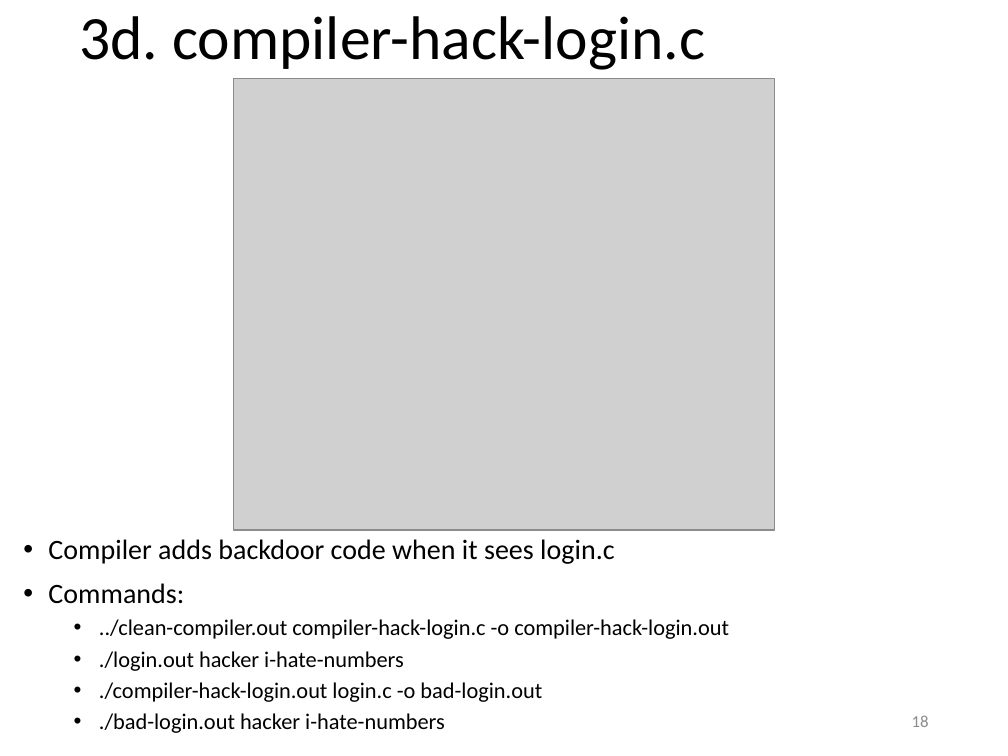
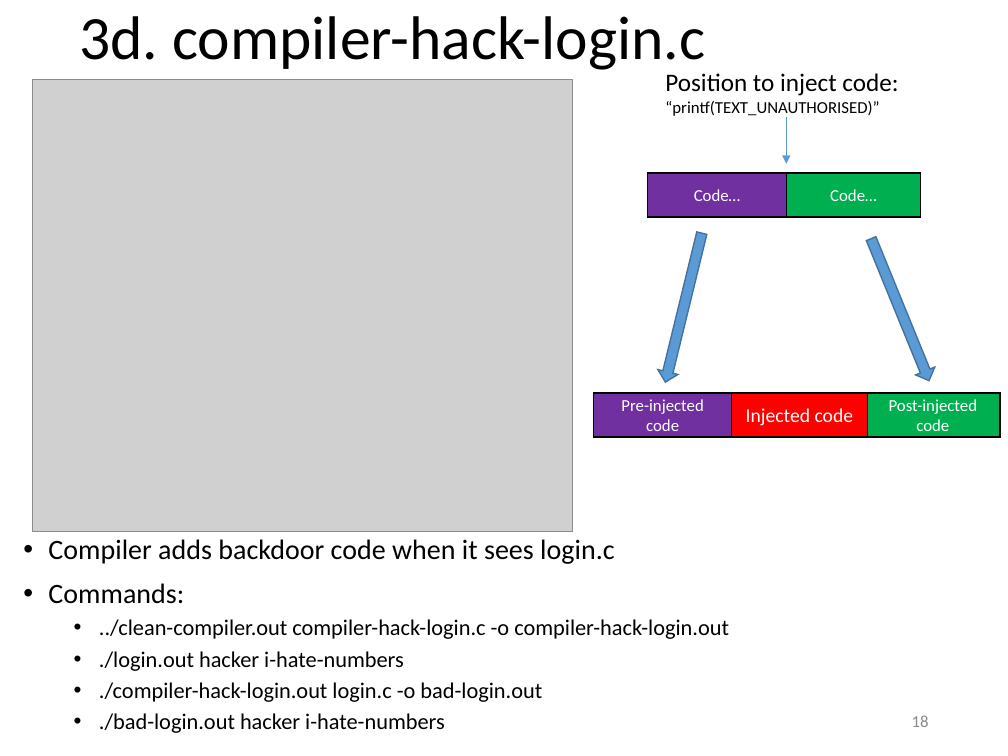
Before and after one commit to yeokm1/reflections-on-trusting-trust, a slide deck: slide 18 of reflections-of-reflecting-trust-slides.pptx. Drawn at 1008x756 pixels with LibreOffice and Linux fonts; fonts in the diff are those of the drawing; grey boxes stand for pictures. Boxes give left, top, right and bottom in pixels: in the first picture for what was removed or moved away, otherwise in the second. Text is boxed around its words. In the diff, an @@ line names an element or a change of style, - is before the commit and + after.

```diff
--- a/reflections-of-reflecting-trust-slides.pptx
+++ b/reflections-of-reflecting-trust-slides.pptx
@@ picture: place and size @@
-picture at (234,79,774,530)
+picture at (32,80,573,531)
@@ text added at (665,73,898,116), 12 pt, text #000000 @@
+Position to inject code:
+“printf(TEXT_UNAUTHORISED)”
@@ arrow added from (786, 117) to (786, 163), #5B9BD5 0.5 pt @@
@@ rectangle added at (648,173,787,217), fill #7030A0, outline #000000 1 pt, 12 pt, text #FFFFFF @@
+Code…
@@ rectangle added at (786,173,920,217), fill #00B050, outline #000000 1 pt, 12 pt, text #FFFFFF @@
+Code…
@@ down arrow added at (656,231,712,384), fill #5B9BD5, outline #43739E 1 pt @@
@@ down arrow added at (862,235,939,384), fill #5B9BD5, outline #43739E 1 pt @@
@@ rectangle added at (594,393,733,436), fill #7030A0, outline #000000 1 pt, 12 pt, text #FFFFFF @@
+Pre-injected code
@@ rectangle added at (594,393,1000,436), outline #000000 1 pt @@
@@ rectangle added at (732,393,868,436), fill #FF0000, outline #000000 1 pt, 14 pt, text #FFFFFF @@
+Injected code
@@ rectangle added at (866,393,1000,436), fill #00B050, outline #000000 1 pt, 12 pt, text #FFFFFF @@
+Post-injected code
```
Also in this commit, not shown: 4 other slides changed.
